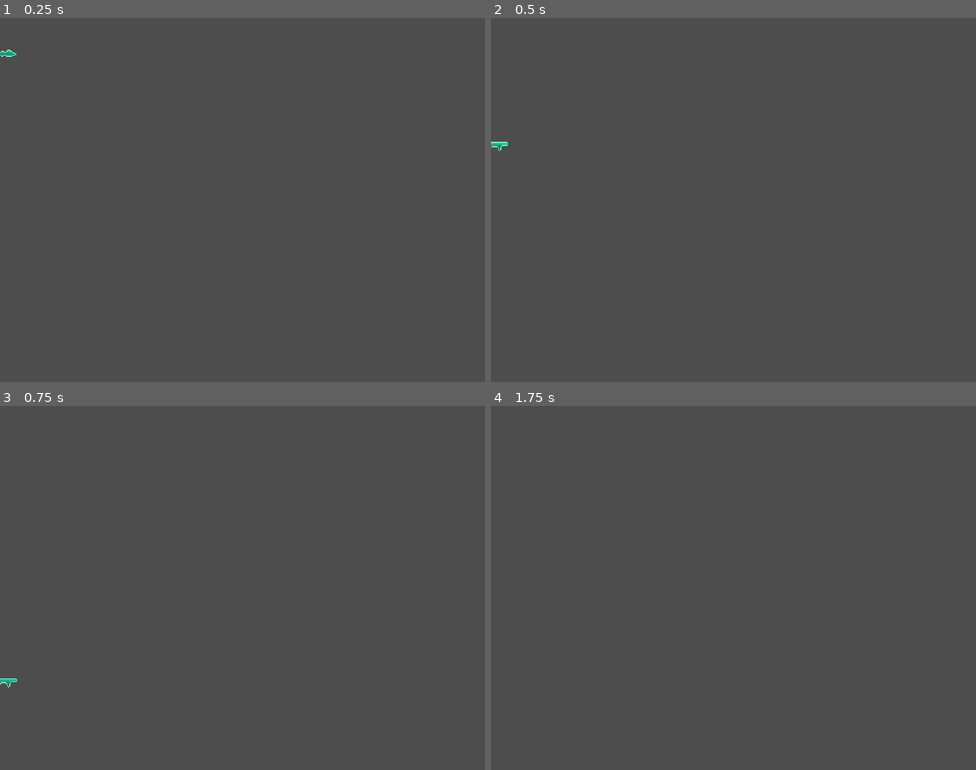
Above: before the commit, frames 1-4 (two rows, left to right).
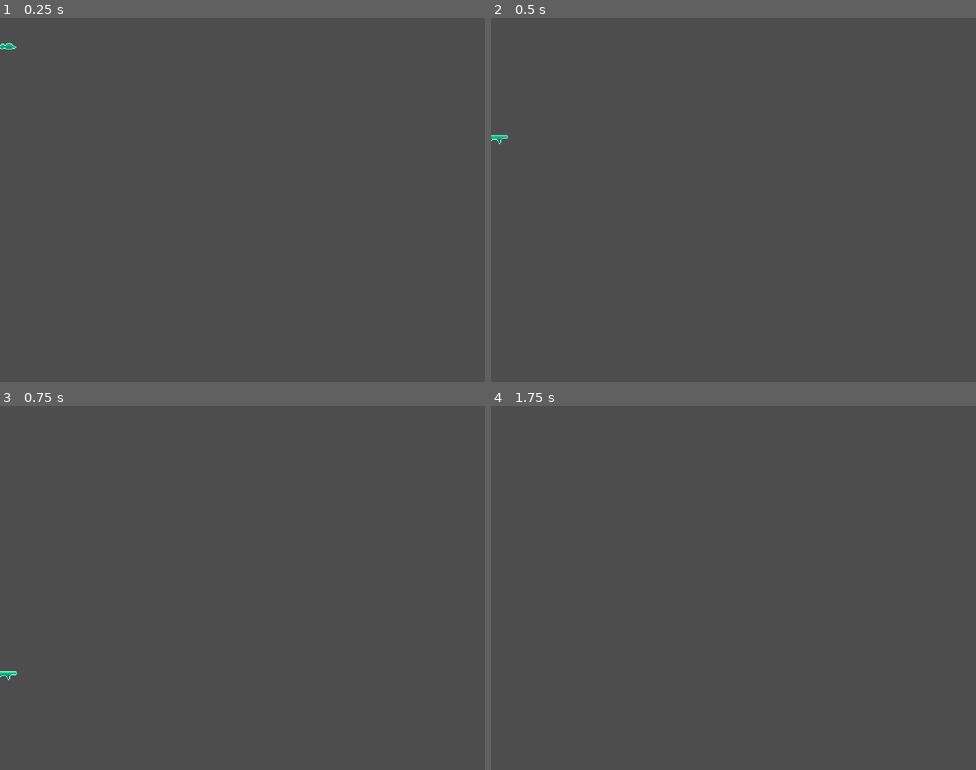
Above: after the commit, the same moments.

Repository: delleloper/drunkenmages
Game: Godot game, scene res://Scenes/potions/jumper_puddle.tscn
Two runs of this game, one before a commit and one after it. Both use one fixed random seed, a clock stepped at 60 frames per second and the inputs below. This scene is started directly instead of the project's main scene.
Inputs:
- Up to frame 1 (0.25 s): no input
- Up to frame 2 (0.5 s): no input
- Up to frame 3 (0.75 s): hold R from 0.53 s (still down)
- Up to frame 4 (1.75 s): tap Enter at 1.25 s; release R at 1.28 s; tap R at 1.35 s

The runs differ from the first frame. In frame 1, less than 0.1% of the frame differs, in the area x 0-4%, y 6-11%; in frame 2, 0.1%, in the area x 0-4%, y 32-37%; in frame 3, 0.1%; in frame 4, nothing differs.

Commit message:
puddle fix

Diff:
--- /dev/null
+++ b/Scenes/potions/potion_pickup.gd
@@ -0,0 +1,11 @@
+extends Area2D
+
+
+# Called when the node enters the scene tree for the first time.
+func _ready():
+	pass # Replace with function body.
+
+
+# Called every frame. 'delta' is the elapsed time since the previous frame.
+func _process(delta):
+	pass
--- /dev/null
+++ b/Scenes/potions/potion_pickup.tscn
@@ -0,0 +1,17 @@
+[gd_scene load_steps=3 format=3 uid="uid://0u6n7bg5bfgh"]
+
+[ext_resource type="Texture2D" uid="uid://cirkmmdqkvl1s" path="res://Assets/Potion/Potion.png" id="1_nvby3"]
+
+[sub_resource type="CircleShape2D" id="CircleShape2D_qnkur"]
+radius = 6.0
+
+[node name="PotionPickup" type="Area2D"]
+
+[node name="Sprite2D" type="Sprite2D" parent="."]
+texture = ExtResource("1_nvby3")
+hframes = 6
+
+[node name="CollisionShape2D" type="CollisionShape2D" parent="."]
+shape = SubResource("CircleShape2D_qnkur")
+
+[node name="AnimationPlayer" type="AnimationPlayer" parent="."]
--- a/Scenes/potions/puddle.tscn
+++ b/Scenes/potions/puddle.tscn
@@ -4,14 +4,14 @@
 [ext_resource type="Texture2D" uid="uid://tmnee1hlalmn" path="res://Assets/puddle/OilSpawn.png" id="2_ivouk"]
 
 [sub_resource type="RectangleShape2D" id="RectangleShape2D_lte3v"]
-size = Vector2(28, 3.75)
+size = Vector2(28, 3.5)
 
 [sub_resource type="Animation" id="Animation_qb687"]
 resource_name = "show"
 tracks/0/type = "value"
 tracks/0/imported = false
 tracks/0/enabled = true
-tracks/0/path = NodePath("Icon:frame")
+tracks/0/path = NodePath("../Icon:frame")
 tracks/0/interp = 1
 tracks/0/loop_wrap = true
 tracks/0/keys = {
@@ -26,7 +26,7 @@
 tracks/0/type = "value"
 tracks/0/imported = false
 tracks/0/enabled = true
-tracks/0/path = NodePath("Icon:frame")
+tracks/0/path = NodePath("../Icon:frame")
 tracks/0/interp = 1
 tracks/0/loop_wrap = true
 tracks/0/keys = {
@@ -50,20 +50,21 @@
 position = Vector2(0, 5)
 shape = SubResource("RectangleShape2D_lte3v")
 
-[node name="Puddle" type="Area2D" parent="."]
-collision_mask = 2
-
-[node name="Icon" type="Sprite2D" parent="Puddle"]
+[node name="Icon" type="Sprite2D" parent="."]
 modulate = Color(0.466667, 1, 0.729412, 1)
-position = Vector2(1, 6)
+position = Vector2(1, -1)
 texture = ExtResource("2_ivouk")
 hframes = 6
 
-[node name="AnimationPlayer" type="AnimationPlayer" parent="Puddle"]
+[node name="AnimationPlayer" type="AnimationPlayer" parent="."]
+root_node = NodePath("../Puddle")
 libraries = {
 "": SubResource("AnimationLibrary_pryum")
 }
 autoplay = "show"
+
+[node name="Puddle" type="Area2D" parent="."]
+collision_mask = 2
 
 [node name="CollisionShape2D" type="CollisionShape2D" parent="Puddle"]
 position = Vector2(0, 5)
--- a/Scenes/potions/splasher.tscn
+++ b/Scenes/potions/splasher.tscn
@@ -9,5 +9,5 @@
 speed = 9000.0
 spread = 1500.0
 
-[node name="Sprite2D" parent="." index="1"]
+[node name="Sprite2D" parent="." index="2"]
 modulate = Color(0.105882, 0.701961, 0.796078, 1)
